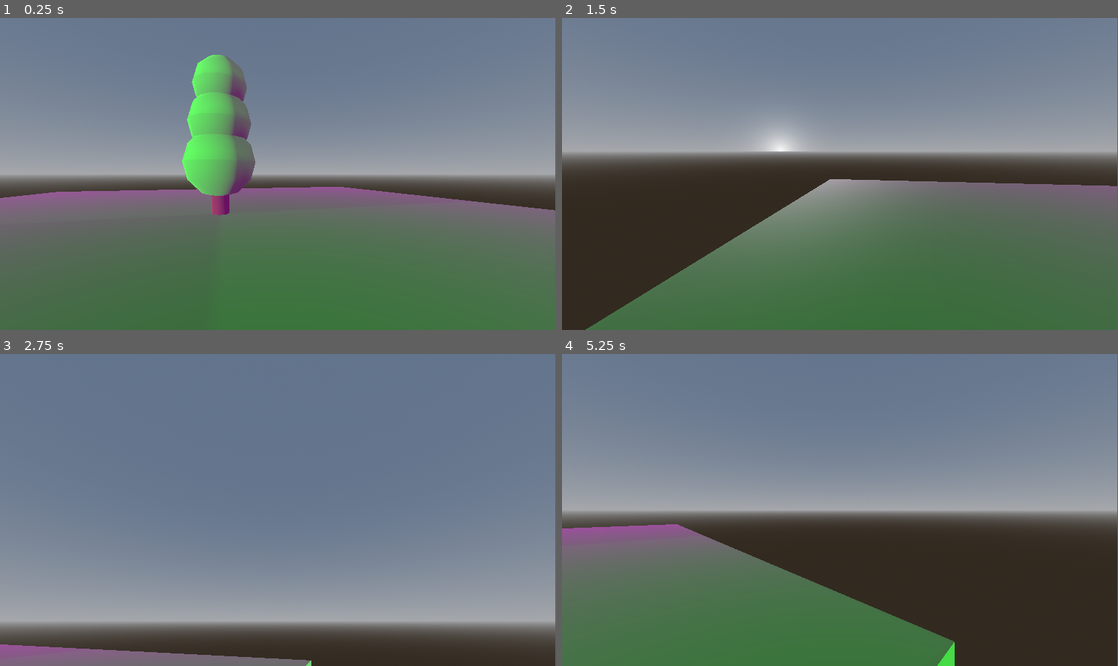
Above: before the commit, frames 1-4 (two rows, left to right).
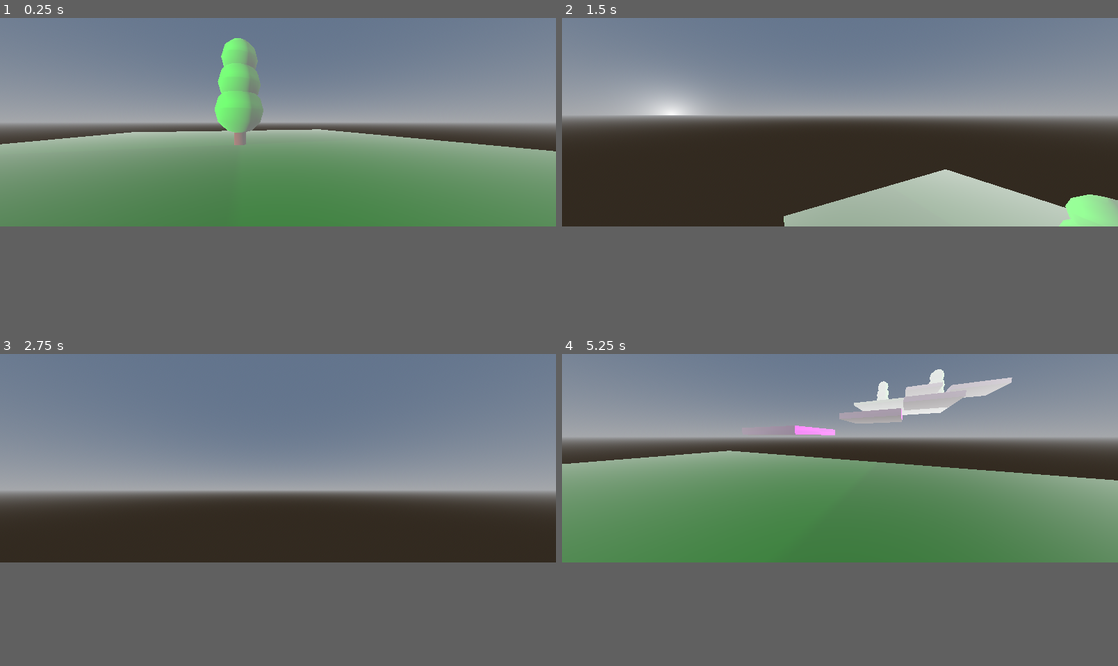
Above: after the commit, the same moments.

Repository: A11enA/fps
Game: Godot game, scene res://Scenes/world.tscn
The game is run twice, just before and just after one commit, with the same random seed, the same clock (stepped at 60 frames per second) and the same inputs.
Inputs (mouse positions are in pixels of both pictures, inside the frame that each line leads up to):
- Up to frame 1 (0.25 s): no input
- Up to frame 2 (1.5 s): tap Enter (ui_accept) at 0.5, 0.6 s; move the mouse to (962, 158) at 0.52 s; hold Right (move_right) 0.53-1.28 s; tap Space (jump_key, bound only after the commit) at 0.77, 0.8, 1.07, 1.35 s; move the mouse to (728, 189) at 1.27 s; hold Down (move_back) from 1.28 s (still down)
- Up to frame 3 (2.75 s): tap Space (jump_key, bound only after the commit) at 1.52, 1.82, 2.3 s; tap Enter (ui_accept) at 1.55, 2.1 s; move the mouse to (333, 441) at 2.02 s; release Down (move_back) at 2.03 s; hold Right (move_right) from 2.03 s (still down)
- Up to frame 4 (5.25 s): move the mouse to (812, 572) at 2.77 s; release Right (move_right) at 2.78 s; hold Up (ui_up) 2.78-3.53 s; tap Enter (ui_accept) at 2.85, 4.35, 5.1 s; tap Space (jump_key, bound only after the commit) at 3.02, 3.32, 3.6, 3.77, 4.07, 4.52, 4.82 s; move the mouse to (1006, 556) at 3.52 s; hold Left (move_left) 3.53-5.03 s; tap Page Up (Fullscreen, bound only after the commit) at 4.15 s; move the mouse to (673, 463) at 4.27 s; tap Home (Restart, bound only after the commit) at 4.9 s; move the mouse to (867, 510) at 5.02 s; hold Down (move_back) from 5.03 s (still down)
In our replay, the window is 799x449 before the commit and 800x300 after it. These sizes can differ from the game's own. Grey fills any space a smaller window leaves; there, only what the larger window draws over its background counts as a difference.

The runs differ from the first frame. In frame 1, 40% of the frame differs, in the area x 0-100%, y 0-74%; in frame 2, 55%; in frame 3, 52%; in frame 4, 70%, in the area x 0-100%, y 0-100%.

Commit message:
Jumping and window the lonnnggg way

Diff:
--- a/Code/player.gd
+++ /dev/null
@@ -1,28 +0,0 @@
-extends CharacterBody3D
-
-
-const SPEED = 5.0
-const JUMP_VELOCITY = 4.5
-
-
-func _physics_process(delta: float) -> void:
-	# Add the gravity.
-	if not is_on_floor():
-		velocity += get_gravity() * delta
-
-	# Handle jump.
-	if Input.is_action_just_pressed("ui_accept") and is_on_floor():
-		velocity.y = JUMP_VELOCITY
-
-	# Get the input direction and handle the movement/deceleration.
-	# As good practice, you should replace UI actions with custom gameplay actions.
-	var input_dir := Input.get_vector("ui_left", "ui_right", "ui_up", "ui_down")
-	var direction := (transform.basis * Vector3(input_dir.x, 0, input_dir.y)).normalized()
-	if direction:
-		velocity.x = direction.x * SPEED
-		velocity.z = direction.z * SPEED
-	else:
-		velocity.x = move_toward(velocity.x, 0, SPEED)
-		velocity.z = move_toward(velocity.z, 0, SPEED)
-
-	move_and_slide()
--- a/Code/playerCustom.gd
+++ b/Code/playerCustom.gd
@@ -4,6 +4,11 @@
 #constrain mouse
 #jump
 #capture mouse
+@export var gravity:float = 10
+
+func ready() -> void:
+	#capture the mouse
+	Input.set_mouse_mode(Input.MOUSE_MODE_CAPTURED)
 
 func _unhandled_input(event: InputEvent) -> void:
 
@@ -14,6 +19,18 @@
 		%Camera3D.rotation_degrees.x -= event.screen_relative.y * .2
 		%Camera3D.rotation_degrees.x = clamp(%Camera3D.rotation_degrees.x, -80, 80)
 
+func _process(delta: float) -> void:
+	if Input.is_action_just_pressed("Quit"):
+		get_tree().quit()
+	if Input.is_action_just_pressed("Restart"):
+		get_tree().reload_current_scene()
+	if Input.is_action_just_pressed("Fullscreen"):
+		#bool true or false
+		var fs = DisplayServer.window_get_mode() == DisplayServer.WINDOW_MODE_FULLSCREEN
+		if fs:
+			DisplayServer.window_set_mode(DisplayServer.WINDOW_MODE_WINDOWED)
+		else:
+			DisplayServer.window_set_mode(DisplayServer.WINDOW_MODE_FULLSCREEN)
 func _physics_process(delta: float) -> void:
 	const SPEED = 5.5 #meters per second
 	#walk
@@ -25,7 +42,12 @@
 	var direction = transform.basis * input_direction_3D
 	velocity.x = direction.x * SPEED
 	velocity.z = direction.z * SPEED
-	#jumping
+	### jumping ###
 	#gravity
 	#y direction
+	velocity.y -= gravity * delta
+	#check for jump key
+	if Input.is_action_just_pressed("jump_key"):
+		velocity.y = 10
+
 	move_and_slide()
--- /dev/null
+++ b/Scenes/Land.tscn
@@ -0,0 +1,16 @@
+[gd_scene load_steps=3 format=3 uid="uid://bj173xdv4acu7"]
+
+[ext_resource type="Material" uid="uid://d1g8duaydiml4" path="res://Assets/Textures/foliage.tres" id="1_psr41"]
+
+[sub_resource type="BoxShape3D" id="BoxShape3D_bdtbs"]
+size = Vector3(1, 0.0153809, 1)
+
+[node name="Land" type="CSGBox3D"]
+transform = Transform3D(1, 0, 0, 0, 1, 0, 0, 0, 1, 0, -0.180908, 0)
+use_collision = true
+size = Vector3(20, 0.5, 20)
+material = ExtResource("1_psr41")
+
+[node name="CollisionShape3D" type="CollisionShape3D" parent="."]
+transform = Transform3D(20, 0, 0, 0, 20, 0, 0, 0, 20, 0, 0, 0)
+shape = SubResource("BoxShape3D_bdtbs")
--- /dev/null
+++ b/Scenes/hopping_box.tscn
@@ -0,0 +1,20 @@
+[gd_scene load_steps=4 format=3 uid="uid://dbnmi6rw36ys3"]
+
+[ext_resource type="Texture2D" uid="uid://dgqqimm83nlod" path="res://Assets/Textures/checkboard.png" id="1_b2ouk"]
+
+[sub_resource type="StandardMaterial3D" id="StandardMaterial3D_lynb8"]
+albedo_color = Color(1, 0, 1, 1)
+albedo_texture = ExtResource("1_b2ouk")
+
+[sub_resource type="BoxShape3D" id="BoxShape3D_bdtbs"]
+size = Vector3(1, 0.0153809, 1)
+
+[node name="hoppingBox" type="CSGBox3D"]
+transform = Transform3D(1, 0, 0, 0, 1, 0, 0, 0, 1, -21.5145, -0.180908, 0)
+use_collision = true
+size = Vector3(5, 0.5, 5)
+material = SubResource("StandardMaterial3D_lynb8")
+
+[node name="CollisionShape3D" type="CollisionShape3D" parent="."]
+transform = Transform3D(20, 0, 0, 0, 20, 0, 0, 0, 20, 0, 0, 0)
+shape = SubResource("BoxShape3D_bdtbs")
--- a/Scenes/world.tscn
+++ b/Scenes/world.tscn
@@ -1,11 +1,9 @@
 [gd_scene load_steps=8 format=3 uid="uid://bkqg2odamn25n"]
 
 [ext_resource type="PackedScene" uid="uid://dfwwsix7m5qsx" path="res://Scenes/tree.tscn" id="1_p1h80"]
-[ext_resource type="Material" uid="uid://d1g8duaydiml4" path="res://Assets/Textures/foliage.tres" id="2_02r0k"]
+[ext_resource type="PackedScene" uid="uid://bj173xdv4acu7" path="res://Scenes/Land.tscn" id="2_pmlxx"]
 [ext_resource type="PackedScene" uid="uid://57jafxdwq4yp" path="res://Scenes/player.tscn" id="3_bkycf"]
-
-[sub_resource type="BoxShape3D" id="BoxShape3D_bdtbs"]
-size = Vector3(1, 0.0153809, 1)
+[ext_resource type="PackedScene" uid="uid://dbnmi6rw36ys3" path="res://Scenes/hopping_box.tscn" id="4_ysiqf"]
 
 [sub_resource type="ProceduralSkyMaterial" id="ProceduralSkyMaterial_rahqu"]
 
@@ -18,8 +16,7 @@
 ambient_light_color = Color(1, 0, 1, 1)
 ambient_light_energy = 6.24
 fog_enabled = true
-fog_light_color = Color(1, 0, 1, 1)
-fog_light_energy = 0.65
+fog_light_color = Color(1, 1, 1, 1)
 fog_sun_scatter = 0.39
 fog_density = 0.0345
 
@@ -28,15 +25,10 @@
 [node name="Tree" parent="." instance=ExtResource("1_p1h80")]
 transform = Transform3D(0.5, 0, 0, 0, 0.5, 0, 0, 0, 0.5, 0, 0.577877, 0)
 
-[node name="CSGBox3D" type="CSGBox3D" parent="."]
-transform = Transform3D(1, 0, 0, 0, 1, 0, 0, 0, 1, 0, -0.180908, 0)
-use_collision = true
-size = Vector3(20, 0.5, 20)
-material = ExtResource("2_02r0k")
+[node name="Land" parent="." instance=ExtResource("2_pmlxx")]
 
-[node name="CollisionShape3D" type="CollisionShape3D" parent="CSGBox3D"]
-transform = Transform3D(20, 0, 0, 0, 20, 0, 0, 0, 20, 0, 0, 0)
-shape = SubResource("BoxShape3D_bdtbs")
+[node name="Land2" parent="." instance=ExtResource("2_pmlxx")]
+transform = Transform3D(1, 0, 0, 0, 1, 0, 0, 0, 1, -45.1801, 8.25767, 0)
 
 [node name="WorldEnvironment" type="WorldEnvironment" parent="."]
 environment = SubResource("Environment_o3est")
@@ -46,3 +38,24 @@
 
 [node name="Player" parent="." instance=ExtResource("3_bkycf")]
 transform = Transform3D(-0.258819, 0, -0.965926, 0, 1, 0, 0.965926, 0, -0.258819, -5.98268, 0.741195, 0.074769)
+
+[node name="hoppingBox" parent="." instance=ExtResource("4_ysiqf")]
+transform = Transform3D(1, 0, 0, 0, 1, 0, 0, 0, 1, -13.4088, 1.40239, 7.37747)
+
+[node name="hoppingBox2" parent="." instance=ExtResource("4_ysiqf")]
+transform = Transform3D(1, 0, 0, 0, 1, 0, 0, 0, 1, -18.5145, 2.81909, 2)
+
+[node name="hoppingBox3" parent="." instance=ExtResource("4_ysiqf")]
+transform = Transform3D(1, 0, 0, 0, 1, 0, 0, 0, 1, -23.5145, 4.81909, -3)
+
+[node name="hoppingBox4" parent="." instance=ExtResource("4_ysiqf")]
+transform = Transform3D(1, 0, 0, 0, 1, 0, 0, 0, 1, -28.5145, 6.81909, -8)
+
+[node name="hoppingBox5" parent="." instance=ExtResource("4_ysiqf")]
+transform = Transform3D(1, 0, 0, 0, 1, 0, 0, 0, 1, -33.5145, 8.81909, -3)
+
+[node name="Tree2" parent="." instance=ExtResource("1_p1h80")]
+transform = Transform3D(1, 0, 0, 0, 1, 0, 0, 0, 1, -50, 9.57788, 6)
+
+[node name="Tree3" parent="." instance=ExtResource("1_p1h80")]
+transform = Transform3D(1, 0, 0, 0, 1, 0, 0, 0, 1, -47, 9.15575, -7)
--- a/project.godot
+++ b/project.godot
@@ -14,6 +14,12 @@
 run/main_scene="res://Scenes/world.tscn"
 config/features=PackedStringArray("4.3", "Forward Plus")
 config/icon="res://Assets/Textures/icon.svg"
+
+[display]
+
+window/size/viewport_width=1920
+window/size/viewport_height=720
+window/stretch/mode="viewport"
 
 [input]
 
@@ -41,13 +47,28 @@
 , Object(InputEventKey,"resource_local_to_scene":false,"resource_name":"","device":-1,"window_id":0,"alt_pressed":false …(183 unchanged characters)…
 ]
 }
-jump={
+jump_key={
 "deadzone": 0.5,
 "events": [Object(InputEventKey,"resource_local_to_scene":false,"resource_name":"","device":-1,"window_id":0,"alt_press …(191 unchanged characters)…
 ]
 }
-shoot={
+shoot_key={
 "deadzone": 0.5,
 "events": [Object(InputEventKey,"resource_local_to_scene":false,"resource_name":"","device":-1,"window_id":0,"alt_press …(192 unchanged characters)…
 ]
 }
+Quit={
+"deadzone": 0.5,
+"events": [Object(InputEventKey,"resource_local_to_scene":false,"resource_name":"","device":-1,"window_id":0,"alt_pressed":false,"shift_pressed":false,"ctrl_pressed":false,"meta_pressed":false,"pressed":false,"keycode":0,"physical_keycode":4194305,"key_label":0,"unicode":0,"location":0,"echo":false,"script":null)
+]
+}
+Restart={
+"deadzone": 0.5,
+"events": [Object(InputEventKey,"resource_local_to_scene":false,"resource_name":"","device":-1,"window_id":0,"alt_pressed":false,"shift_pressed":false,"ctrl_pressed":false,"meta_pressed":false,"pressed":false,"keycode":0,"physical_keycode":4194317,"key_label":0,"unicode":0,"location":0,"echo":false,"script":null)
+]
+}
+Fullscreen={
+"deadzone": 0.5,
+"events": [Object(InputEventKey,"resource_local_to_scene":false,"resource_name":"","device":-1,"window_id":0,"alt_pressed":false,"shift_pressed":false,"ctrl_pressed":false,"meta_pressed":false,"pressed":false,"keycode":0,"physical_keycode":4194323,"key_label":0,"unicode":0,"location":0,"echo":false,"script":null)
+]
+}
